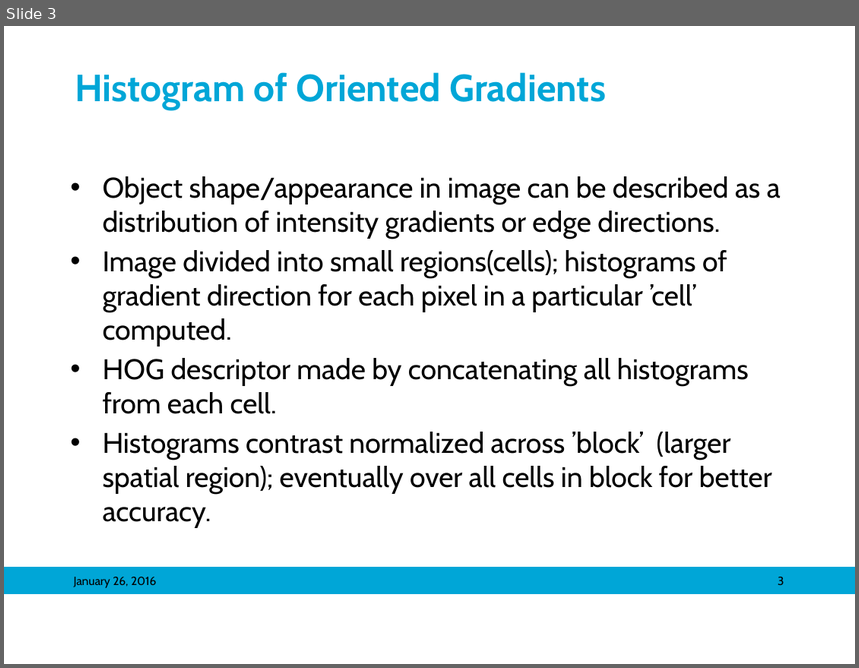
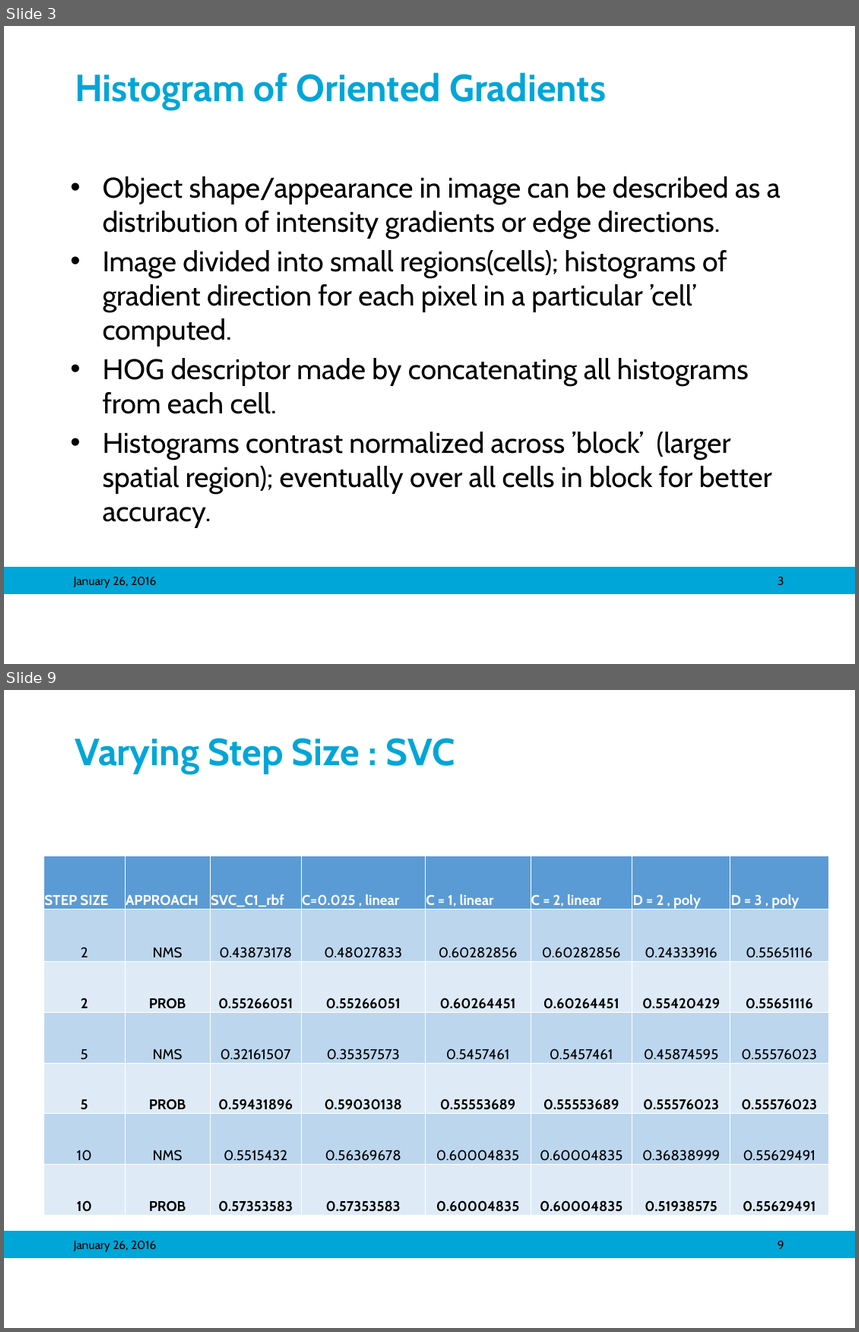
Before and after one commit to mariasv/MM_MedVis_Project, a slide deck: Object Detection in Medical Images.pptx. Shown one above the other, each under a label of ours: slide 3 before the commit, slides 3 and 9 after it; the slides between them are not shown. The pictures are 859x668 and 859x1332 pixels, drawn with LibreOffice and Linux fonts; fonts in the diff are those of the drawing; background and template pictures are left out. Boxes give left, top, right and bottom in pixels: in the first picture for what was removed or moved away, otherwise in the second. Text is boxed around its words. In the diff, an @@ line names an element or a change of style, - is before the commit and + after.

```diff
--- a/Object Detection in Medical Images.pptx
+++ b/Object Detection in Medical Images.pptx
@@ slide 9 added at (4,690,855,1328), background #FFFFFF; not listed: 1 template element that a slide beside it also shows @@
@@ title added at (75,738,455,773), 32 pt, text #00A6D7, bold @@
+Varying Step Size : SVC
@@ table added at (44,856,210,1215), 7 rows, 2 columns @@
+STEP SIZE | APPROACH
+2 | NMS
+2 | PROB
+5 | NMS
+5 | PROB
+10 | NMS
+10 | PROB
@@ table added at (210,856,828,1215), 7 rows, 6 columns @@
+SVC_C1_rbf | C=0.025 , linear | C = 1, linear | C = 2, linear | D = 2 , poly | D = 3 , poly
+0.43873178 | 0.48027833 | 0.60282856 | 0.60282856 | 0.24333916 | 0.55651116
+0.55266051 | 0.55266051 | 0.60264451 | 0.60264451 | 0.55420429 | 0.55651116
+0.32161507 | 0.35357573 | 0.5457461 | 0.5457461 | 0.45874595 | 0.55576023
+0.59431896 | 0.59030138 | 0.55553689 | 0.55553689 | 0.55576023 | 0.55576023
+0.5515432 | 0.56369678 | 0.60004835 | 0.60004835 | 0.36838999 | 0.55629491
+0.57353583 | 0.57353583 | 0.60004835 | 0.60004835 | 0.51938575 | 0.55629491
@@ text added at (74,1241,157,1252), 10 pt, text #000000 @@
+January 26, 2016
@@ page number added at (778,1241,785,1249), 10 pt, text #000000 @@
+9
```
Also in this commit, not shown: 1 slide changed, 5 other slides added.
